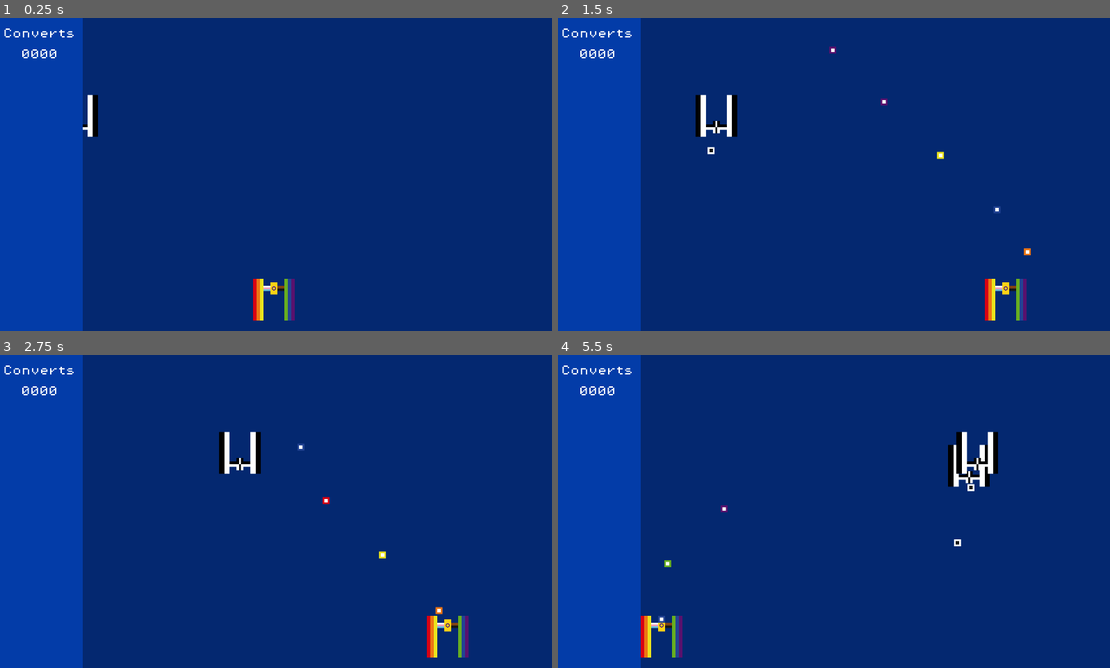
Above: before the commit, frames 1-4 (two rows, left to right).
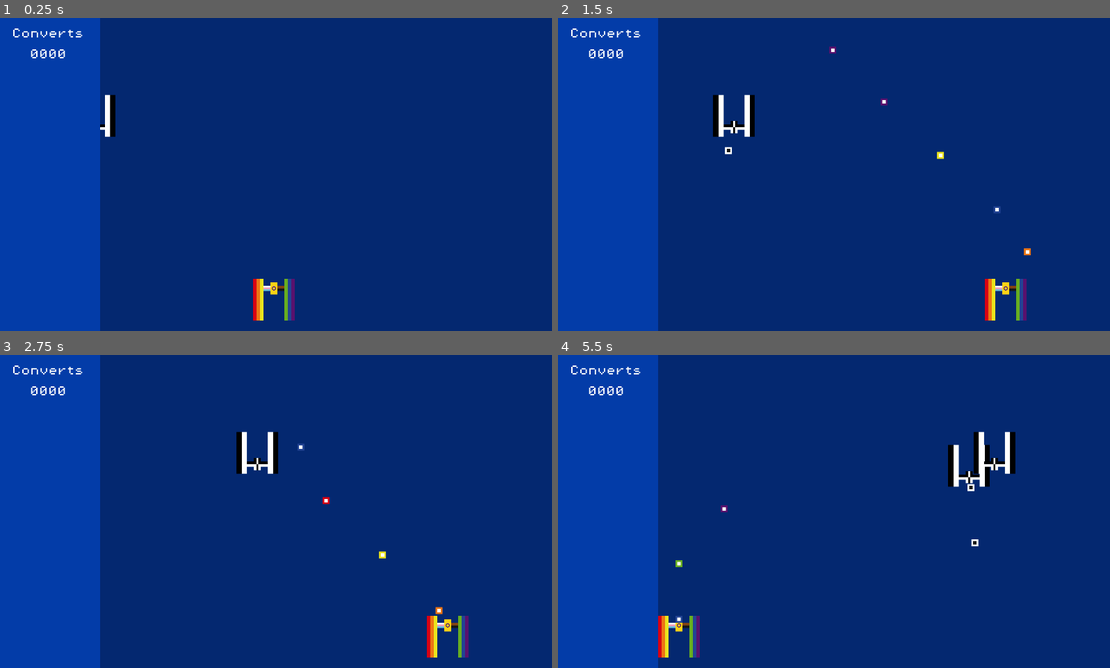
Above: after the commit, the same moments.

Repository: yndajas/qgjam-2023
Game: Godot game, scene res://main.tscn
The game is run twice, just before and just after one commit, with the same random seed, the same clock (stepped at 60 frames per second) and the same inputs. The project has no main scene, so this scene is started directly.
Inputs:
- Up to frame 1 (0.25 s): no input
- Up to frame 2 (1.5 s): hold Right (move_right) 0.53-1.28 s; hold Space (fire) 0.53-1.28 s; hold Left (move_left) from 1.28 s (still down); tap Space (fire) at 1.35 s
- Up to frame 3 (2.75 s): release Left (move_left) at 2.03 s; hold Right (move_right) from 2.03 s (still down); hold Space (fire) from 2.03 s (still down)
- Up to frame 4 (5.5 s): release Space (fire) at 2.78 s; tap Space (fire) at 2.85, 4.35 s; release Right (move_right) at 3.53 s; hold Space (fire) 3.53-4.28 s; hold Left (move_left) from 3.53 s (still down); hold Space (fire) from 5.03 s (still down)

The runs differ from the first frame. In frame 1, 3.7% of the frame differs, in the area x 0-21%, y 0-100%; in frame 2, 4.5%; in frame 3, 4.5%; in frame 4, 5.3%, in the area x 0-83%, y 0-100%.

Commit message:
Increase information panel size
It'll need to be wider to fit the next part

Diff:
--- a/main.tscn
+++ b/main.tscn
@@ -16,14 +16,14 @@
 autostart = true
 
 [node name="InformationPanel" type="ColorRect" parent="."]
-offset_right = 200.0
+offset_right = 240.0
 offset_bottom = 720.0
 color = Color(0.0117647, 0.235294, 0.658824, 1)
 
 [node name="ConvertsText" type="RichTextLabel" parent="InformationPanel"]
 layout_mode = 0
 offset_top = 24.0
-offset_right = 200.0
+offset_right = 240.0
 offset_bottom = 48.0
 theme = ExtResource("3_fo0jw")
 bbcode_enabled = true
@@ -32,7 +32,7 @@
 [node name="ConvertsCountText" type="RichTextLabel" parent="InformationPanel"]
 layout_mode = 0
 offset_top = 72.0
-offset_right = 200.0
+offset_right = 240.0
 offset_bottom = 96.0
 theme = ExtResource("3_fo0jw")
 bbcode_enabled = true
--- a/scripts/global.gd
+++ b/scripts/global.gd
@@ -3,7 +3,7 @@
 const CHARACTER_GUN_OFFSET: int = 40
 const EXPECTED_BULLET_EDGE_OFFSET: int = 8
 const PLAYABLE_BOTTOM_EDGE: int = 720
-const PLAYABLE_LEFT_EDGE: int = 200
+const PLAYABLE_LEFT_EDGE: int = 240
 const PLAYABLE_RIGHT_EDGE: int = 1280
 const PLAYABLE_TOP_EDGE: int = 0
 var bullet_scene: PackedScene = preload("res://scenes/bullet.tscn")
--- a/scripts/main.gd
+++ b/scripts/main.gd
@@ -8,8 +8,7 @@
 
 
 func _ready() -> void:
-	information_panel.size.x = Global.PLAYABLE_LEFT_EDGE
-	update_score_counter()
+	prepare_information_panel()
 	spawn_enemy()
 
 
@@ -21,6 +20,13 @@
 
 func on_enemy_converted() -> void:
 	score += 1
+	update_score_counter()
+
+
+func prepare_information_panel() -> void:
+	information_panel.size.x = Global.PLAYABLE_LEFT_EDGE
+	for panel_child in information_panel.get_children():
+		panel_child.size.x = Global.PLAYABLE_LEFT_EDGE
 	update_score_counter()
 
 
